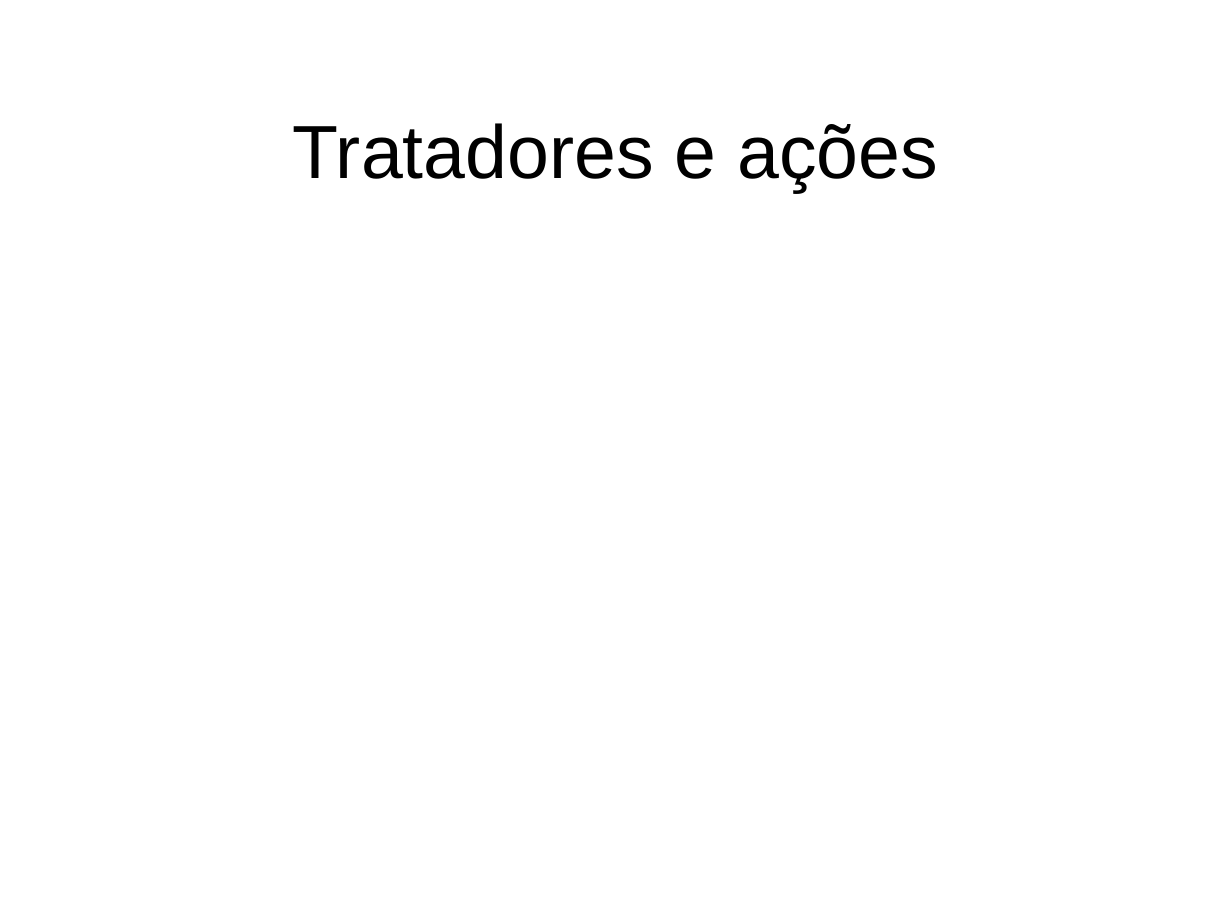
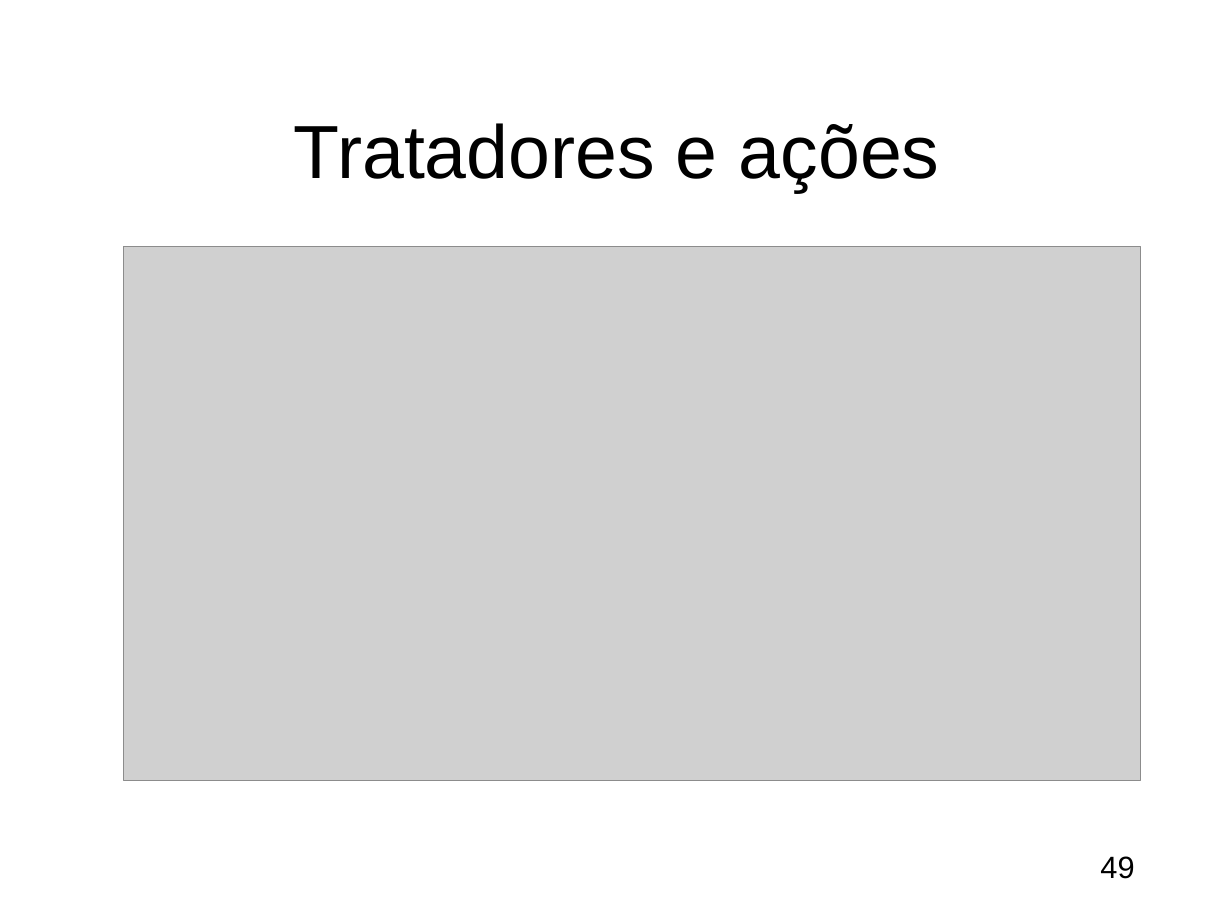
Before and after one commit to gcms/ncb, a slide deck: slide 49 of dissertacao/ApresentacaoGustavo.pptx (slide 34 before the commit). Drawn at 1232x924 pixels with LibreOffice and Linux fonts; fonts in the diff are those of the drawing; grey boxes stand for pictures; background and template pictures are left out. Boxes give left, top, right and bottom in pixels: in the first picture for what was removed or moved away, otherwise in the second. Text is boxed around its words. In the diff, an @@ line names an element or a change of style, - is before the commit and + after.

```diff
--- a/dissertacao/ApresentacaoGustavo.pptx
+++ b/dissertacao/ApresentacaoGustavo.pptx
@@ picture added at (123,246,1141,780) @@
@@ page number added at (1100,856,1134,879), 18 pt, text #000000 @@
+49
```
Also in this commit, not shown: 23 other slides changed, 96 slides added, 15 slides removed, 2 other files.
